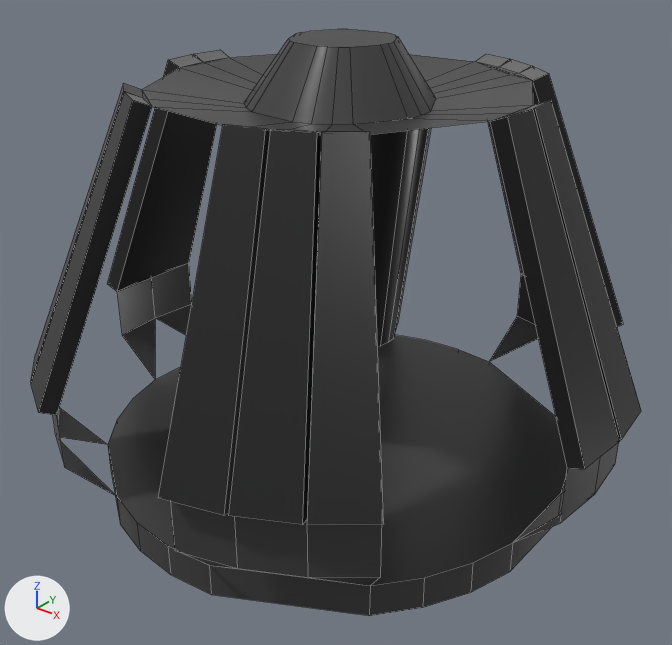
One commit to the Blender file Assets/3D/Models/Lantern 1.blend: the scene before it, then after it.
Camera for both pictures: a 50 mm lens placed at (2.794, -0.698, 2.212), pointed at (1.324, 1.138, 1.073). The axes (+X, +Y, +Z) are drawn at lower left. The lights are the same throughout. Mesh edges are drawn as thin lines.

In view in the first picture: 'Lantern'.
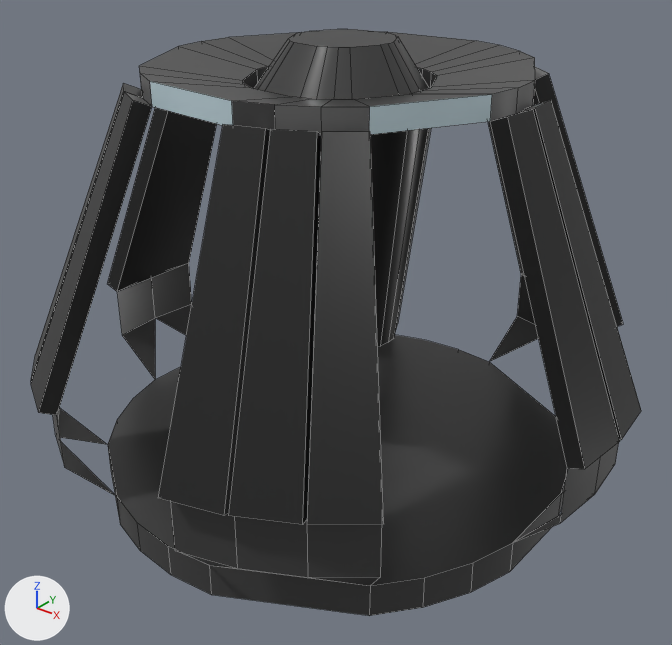
The change in detail:
me_circle_001 is used by ob_lantern; location (1.29, 1.195, 0.812).
me_circle_001 had 232 vertices, 192 faces and spanned x -0.86..0.86, y -0.84..0.84, z -0.23..1.02.
me_circle_001 now has 272 vertices, 232 faces and spans x -0.86..0.86, y -0.84..0.84, z -0.23..1.02.
Part 1, on me_circle_001:
20 faces are deleted.
4 vertices are added at (-0.19, -0.47, 0.97), (0.2, -0.47, 0.97), (-0.1, -0.23, 0.92), (0.1, -0.23, 0.92).
36 new vertices lie (0.0, 0.0, 0.06) away from vertices in x -0.5..0.51, y -0.49..0.49, z 0.86..0.91.
60 new faces join them.

Changed parts and their boxes (x1, y1, x2, y2) in the pictures (672 x 645 px):
part 1 of me_circle_001, built on
    before: (142, 54, 533, 135)
    after: (139, 32, 535, 135)
